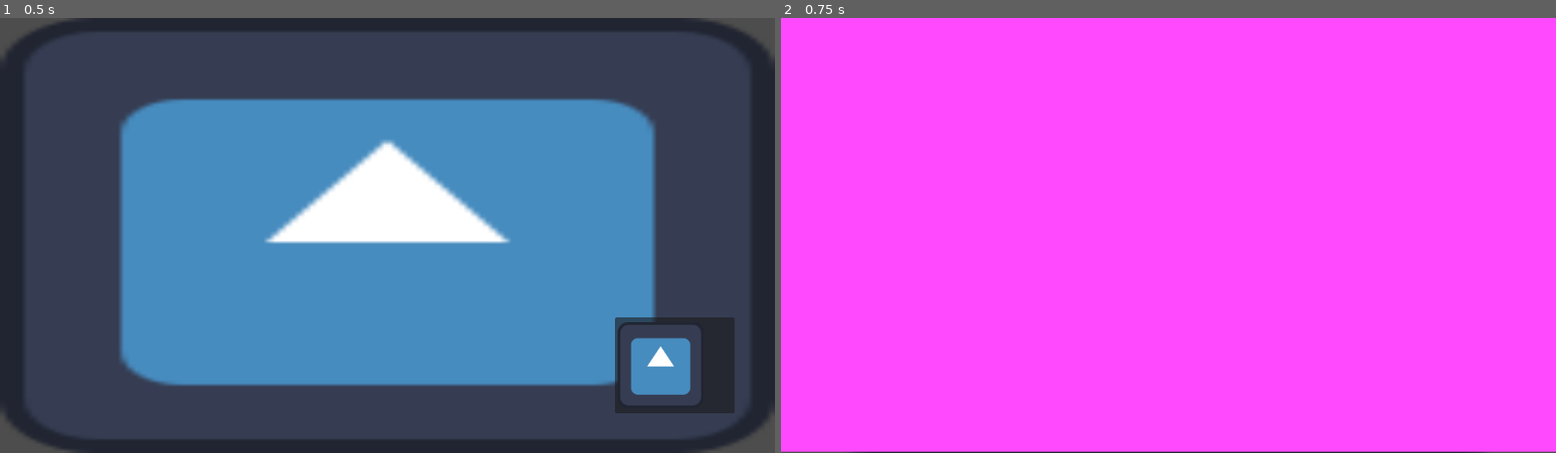
Above: before the commit, frames 1-2 (left to right).
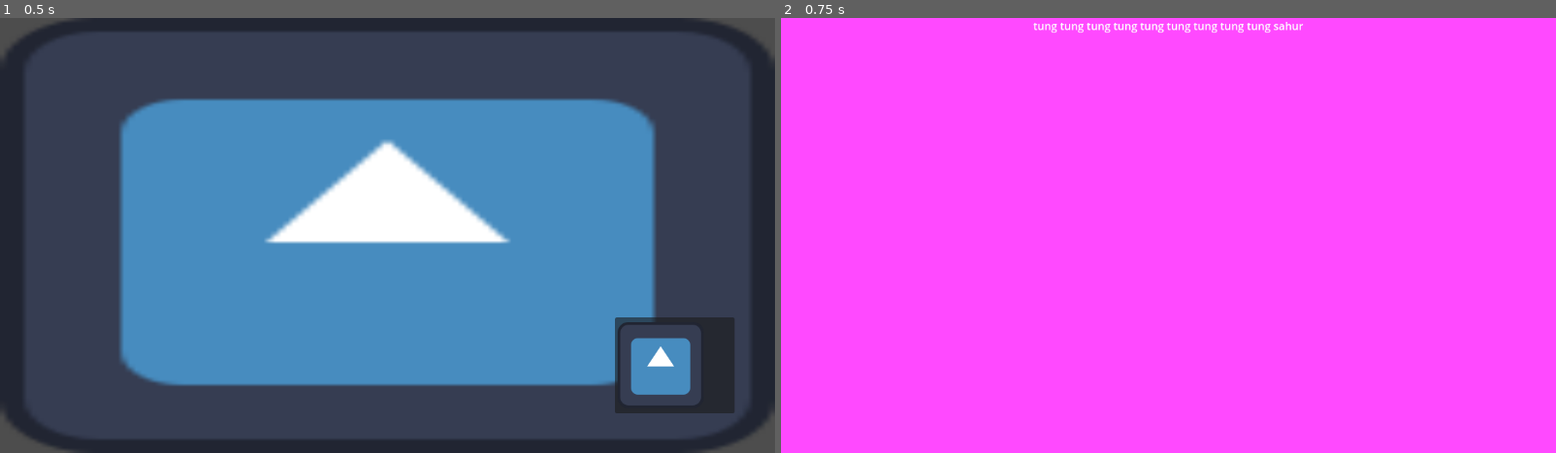
Above: after the commit, the same moments.

Repository: FedericoRigolon/LoSapeviChe
Game: Godot game, scene res://scenes/main.tscn
Same seed, same stepped clock (60 frames per second), same inputs: the game is played once before the commit and once after it. The engine's default icon, where the game draws it, is replaced by a stand-in: a white triangle on a blue panel in a dark square.
Inputs (mouse positions are in pixels of both pictures, inside the frame that each line leads up to):
- Up to frame 1 (0.5 s): no input
- Up to frame 2 (0.75 s): click (1455, 366) at 0.5 s

Frame 1 is identical in both runs. In frame 2, 0.8% of the frame differs, in the area x 0-100%, y 0-100%.
Error before the commit: Invalid call to function 'setup' in base 'Label (Question)'. Expected 1 arguments. (res://scripts/main.gd:22)

Commit message:
il mio compagno di lavoro è un incompetente

Diff:
--- a/lo_sapevi_che/scenes/question.tscn
+++ b/lo_sapevi_che/scenes/question.tscn
@@ -1,13 +1,11 @@
 [gd_scene load_steps=2 format=3 uid="uid://4fg65j3c6we2"]
 
-[ext_resource type="Script" uid="uid://b4pu7qyhqbcob" path="res://scripts/question.gd" id="1_lk18j"]
+[ext_resource type="Script" uid="uid://dx6clw4ykxqc3" path="res://scripts/question.gd" id="1_lk18j"]
 
 [node name="Question" type="Label"]
-anchors_preset = 5
-anchor_left = 0.5
-anchor_right = 0.5
-offset_left = -20.0
-offset_right = 20.0
+anchors_preset = 10
+anchor_right = 1.0
 offset_bottom = 23.0
 grow_horizontal = 2
+horizontal_alignment = 1
 script = ExtResource("1_lk18j")
--- a/lo_sapevi_che/scenes/round.tscn
+++ b/lo_sapevi_che/scenes/round.tscn
@@ -1,16 +1,23 @@
 [gd_scene load_steps=2 format=3 uid="uid://d30qap5ik1mye"]
 
-[ext_resource type="Script" uid="uid://xerumy06a5u5" path="res://scripts/round.gd" id="1_vfk7k"]
+[ext_resource type="Script" uid="uid://5kkgy4p5gce0" path="res://scripts/round.gd" id="1_vfk7k"]
 
 [node name="Round" type="Control"]
 layout_mode = 3
-anchors_preset = 0
-offset_right = 40.0
-offset_bottom = 40.0
+anchors_preset = 15
+anchor_right = 1.0
+anchor_bottom = 1.0
+grow_horizontal = 2
+grow_vertical = 2
+size_flags_horizontal = 3
+size_flags_vertical = 3
 script = ExtResource("1_vfk7k")
 
 [node name="Background" type="ColorRect" parent="."]
-layout_mode = 0
-offset_right = 1156.0
-offset_bottom = 646.0
+layout_mode = 1
+anchors_preset = 15
+anchor_right = 1.0
+anchor_bottom = 1.0
+grow_horizontal = 2
+grow_vertical = 2
 color = Color(1, 0.286275, 1, 1)
--- a/lo_sapevi_che/scripts/main.gd
+++ b/lo_sapevi_che/scripts/main.gd
@@ -19,19 +19,17 @@
 		var question = preload("res://scenes/question.tscn").instantiate()
 		match round_number:
 			0:
-				question.setup()
-				question.set_text("tuuuuuuuuuuuuung")
+				question.setup("tung tung tung tung tung tung tung tung tung sahur")
 			1:
-				question.setup()
+				question.setup("bombardino crocodilo")
 			2:
-				question.setup()
+				question.setup("trallallero trallalla")
 			3:
-				question.setup()
+				question.setup("brr brr patapim")
 			4:
-				question.setup()
+				question.setup("scimpanzini bananini")
 			_:
 				return null
-		print(question)
 		return question
 
 	var lambda_answers = func() -> Array[Answer]:
@@ -74,6 +72,6 @@
 
 	var round = preload("res://scenes/round.tscn").instantiate()
 	round.setup(lambda_question.call(), lambda_answers.call())
-	Round.round_count += 1
-	round.set_name("Round"+str(Round.round_count))
+	Round.increase_round_count()
+	round.set_name("Round"+str(Round.get_round_count()))
 	return round
--- a/lo_sapevi_che/scripts/round.gd
+++ b/lo_sapevi_che/scripts/round.gd
@@ -4,7 +4,7 @@
 
 signal answer_chosen
 
-static var round_count: int
+static var _round_count: int
 var _question: Question
 var _Answers: Array[Answer]
 var _correct_answer_ix: int
@@ -16,21 +16,22 @@
 
 func setup(question: Question, Answers: Array[Answer]) -> void:
 	_set_question(question)
+	print(Answers)
 	_set_answers(Answers)
 	for answer in self._Answers:
 		answer.connect_to_parent()
 
-func increase_round_count() -> void:
-	round_count += 1
+static func increase_round_count() -> void:
+	_round_count += 1
 
-func get_round_count() -> int:
-	return round_count
+static func get_round_count() -> int:
+	return _round_count
 
 func _set_question(question: Question) -> void:
 	self._question = question
 	add_child(question)
 
-func _check_answers(Answers: Array[Answer]) -> bool:
+func _check_answers(Answers: Array[Answer]):
 	var one_correct = false
 	var n = Answers.size()
 	for i in range(n):
@@ -39,11 +40,8 @@
 				one_correct = true
 			else:
 				push_error("There must be exactly one correct answer")
-				return false
 	if not one_correct:
 		push_error("There must be exactly one correct answer")
-		return false
-	return true
 
 func _shuffle_answers(Answers: Array[Answer]) -> Array[Answer]:
 	var shuffled = Answers.duplicate()
@@ -56,14 +54,14 @@
 	return shuffled
 
 func _set_answers(Answers: Array[Answer]) -> void:
-	if _check_answers(Answers):
-		Answers = _shuffle_answers(Answers)
-		self._Answers = Answers
-		var n = Answers.size()
-		for i in range(n):
-			add_child(Answers[i])
-			if _Answers[i] is RightAnswer:
-				self._correct_answer_ix = i
+	_check_answers(Answers)
+	Answers = _shuffle_answers(Answers)
+	self._Answers = Answers
+	var n = Answers.size()
+	for i in range(n):
+		add_child(Answers[i])
+		if _Answers[i] is RightAnswer:
+			self._correct_answer_ix = i
 
 func _disconnect_answers() -> void:
 	for answer in self._Answers:
